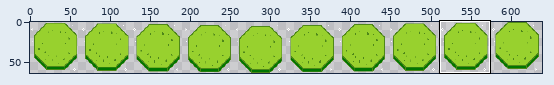
File history of a sprite sheet, public/assets/Tiles/Plains/Platform/sheet.png. Above, an overview of the earlier version with the close-up marked.
Close-up. Before the edit:
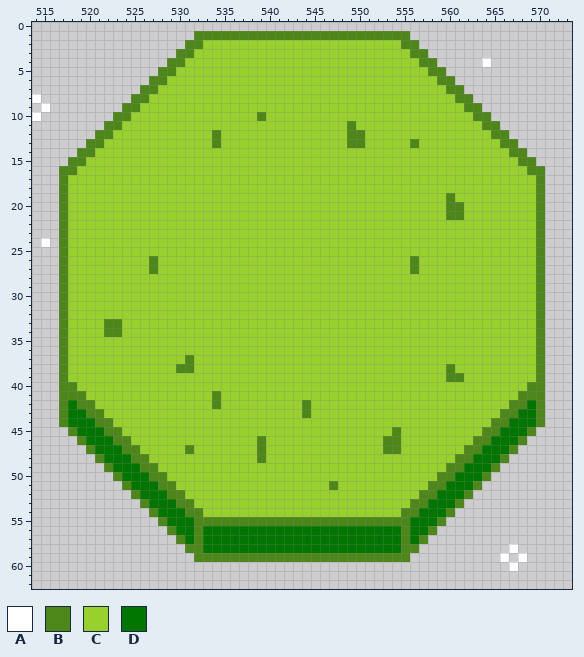
The file is 640x64 pixels. Pixels under 10% opacity are left out. Shown: x 514..573, y 0..62. The wide view leaves out empty margins. The commit also changed other parts of the picture, which this record leaves out.
Palette (. is transparent): A #ffffff  B #4e8719  C #98d12e  D #007500
Once edited:
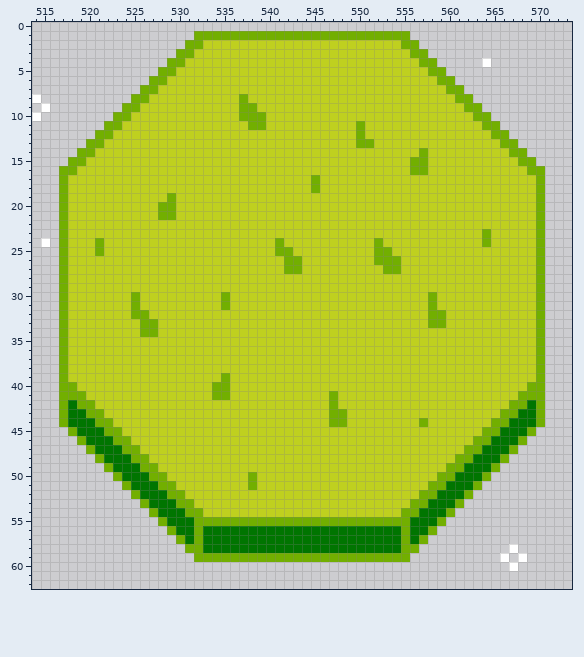
The edit:
colour B: #4e8719 -> #72af00
colour C: #98d12e -> #bfd01f
y 8: x 537 C -> B
y 9..10: x 537..538 CC -> BB
y 11: x 538..539 CC -> BB; x 549..550 BC -> CB
y 12: x 534 B -> C; x 549 B -> C
y 13: x 534 B -> C; x 549 B -> C; x 551 C -> B; x 556 B -> C
y 14: x 557 C -> B
y 15..16: x 556..557 CC -> BB
y 17..18: x 545 C -> B
y 19: x 529 C -> B; x 560 B -> C
y 20..21: x 528..529 CC -> BB; x 560..561 BB -> CC
y 23: x 564 C -> B
y 24: x 521 C -> B; x 541 C -> B; x 552 C -> B; x 564 C -> B
y 25: x 521 C -> B; x 541..542 CC -> BB; x 552..553 CC -> BB
y 26: x 527 B -> C; x 542..543 CC -> BB; x 552..554 CCC -> BBB; x 556 B -> C
y 27: x 527 B -> C; x 542..543 CC -> BB; x 553..554 CC -> BB; x 556 B -> C
y 30..31: x 525 C -> B; x 535 C -> B; x 558 C -> B
y 32: x 525..526 CC -> BB; x 558..559 CC -> BB
y 33: x 522..523 BB -> CC; x 526..527 CC -> BB; x 558..559 CC -> BB
y 34: x 522..523 BB -> CC; x 526..527 CC -> BB
y 37: x 531 B -> C
y 38: x 530..531 BB -> CC; x 560 B -> C
y 39: x 535 C -> B; x 560..561 BB -> CC
y 40: x 534..535 CC -> BB
y 41: x 535 C -> B; x 547 C -> B
y 42: x 534 B -> C; x 544 B -> C; x 547 C -> B
y 43: x 544 B -> C; x 547..548 CC -> BB
y 44: x 547..548 CC -> BB; x 557 C -> B
y 45: x 554 B -> C
y 46: x 539 B -> C; x 553..554 BB -> CC
y 47: x 531 B -> C; x 539 B -> C; x 553..554 BB -> CC
y 48: x 539 B -> C
y 50: x 538 C -> B
y 51: x 538 C -> B; x 547 B -> C
Changed places in both close-ups, as pixel boxes (x1, y1, x2, y2):
changed: (59, 31, 545, 562)
